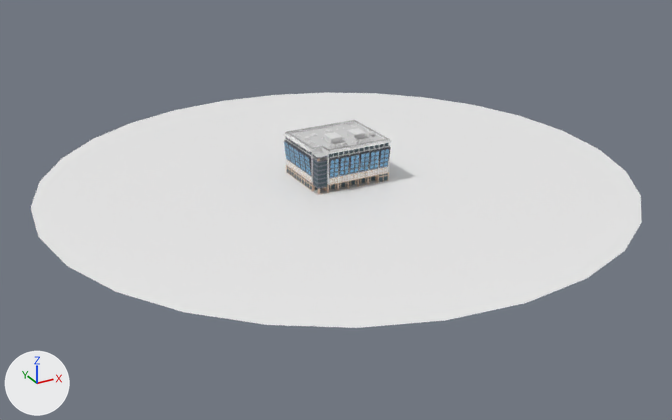
One commit to the glTF model static/jf_jg/mhxxds_jz_001/mhxxds_jz_001.gltf: the scene before it, then after it.
One viewpoint serves both versions: a camera (50 mm lens) standing at (-23.3, -42.2, 19.1) and looking at (-0.6, -1.1, -1.5). Arrows for +X, +Y and +Z are at lower left; the lights stay in place. Where no turn or scale is listed for an object, it has been applied to the vertices.

Names of what the first picture shows: 'Mhxxds_B+_Foof_Gray_001', 'Mhxxds_B+_Q_Glass_001', 'Mhxxds_B+_Q_Glass_002', 'Mhxxds_B+_Q_Wall_Black_001', 'Mhxxds_B+_Q_Wall_QBlack_001', 'Mhxxds_B+_Q_Wall_QYellow_001', 'Mhxxds_B+_Z_Glass_001', 'Mhxxds_B+_Z_Glass_002', 'Mhxxds_Txmx_Jz_Dm_001'.
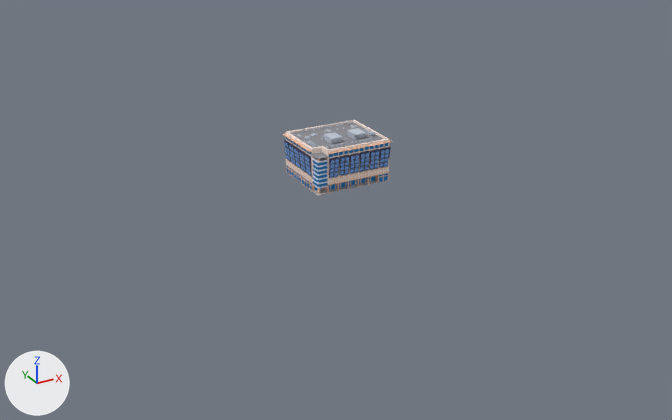
The change, as a diff of the scene's bpy script:
```diff
--- a/static/jf_jg/mhxxds_jz_001/mhxxds_jz_001.gltf.py
+++ b/static/jf_jg/mhxxds_jz_001/mhxxds_jz_001.gltf.py
@@ mat_06___default @@
 mat_06___default = principled_material('06 - Default')
-mat_06___default.base_color = (0.643, 0.643, 0.643)  # light grey #d2d2d2
+mat_06___default.base_color = (0.259, 0.259, 0.286)  # grey #8b8b92
 mat_06___default.roughness = 0.45
@@ mat_02___default @@
 mat_02___default.roughness = 0.45
-mat_02___default.alpha = 0.6
-mat_02___default.emission_color = (0.149, 0.333, 0.502)  # blue #6c9cbc
-mat_02___default.emission_strength = 1.0
@@ mat_05___default @@
 mat_05___default.roughness = 0.45
+mat_05___default.emission_strength = 1.0
@@ mat_07___default @@
 mat_07___default = principled_material('07 - Default')
-mat_07___default.base_color = (0.192, 0.2, 0.239)  # grey #797c86
+mat_07___default.base_color = (0.812, 0.812, 0.925)  # white #e9e9f6
 mat_07___default.roughness = 0.45
@@ ob_mhxxds_txmx_jz_dm_001_1 @@
-ob_mhxxds_txmx_jz_dm_001_1 = bpy.data.objects.new('Mhxxds_Txmx_Jz_Dm_001', me_mhxxds_txmx_jz_dm_001)
-ob_mhxxds_txmx_jz_dm_001_1.location = (0.0, 0.0, 0.0)
```

Pixel boxes (x1, y1, x2, y2) of what changed, in the pictures (672 x 420 px):
'Mhxxds_Txmx_Jz_Dm_001', deleted: before (31, 93, 642, 328)
'Mhxxds_B+_Foof_Gray_001', recoloured: (290, 122, 383, 161) in both
'Mhxxds_B+_Q_Glass_002', surface changed (grey to blue): (318, 143, 388, 191) in both
'Mhxxds_B+_Q_Glass_001', surface changed, recoloured: (330, 149, 389, 178) in both
'Mhxxds_B+_Z_Glass_002', surface changed (grey to blue): (286, 137, 322, 190) in both
'Mhxxds_B+_Z_Glass_001', surface changed, recoloured: (284, 143, 311, 176) in both
'Mhxxds_B+_Q_Wall_QBlack_001', recoloured: (317, 156, 327, 189) in both
'Mhxxds_B+_Z_Wall_QBlack_001', recoloured: (312, 154, 318, 188) in both
